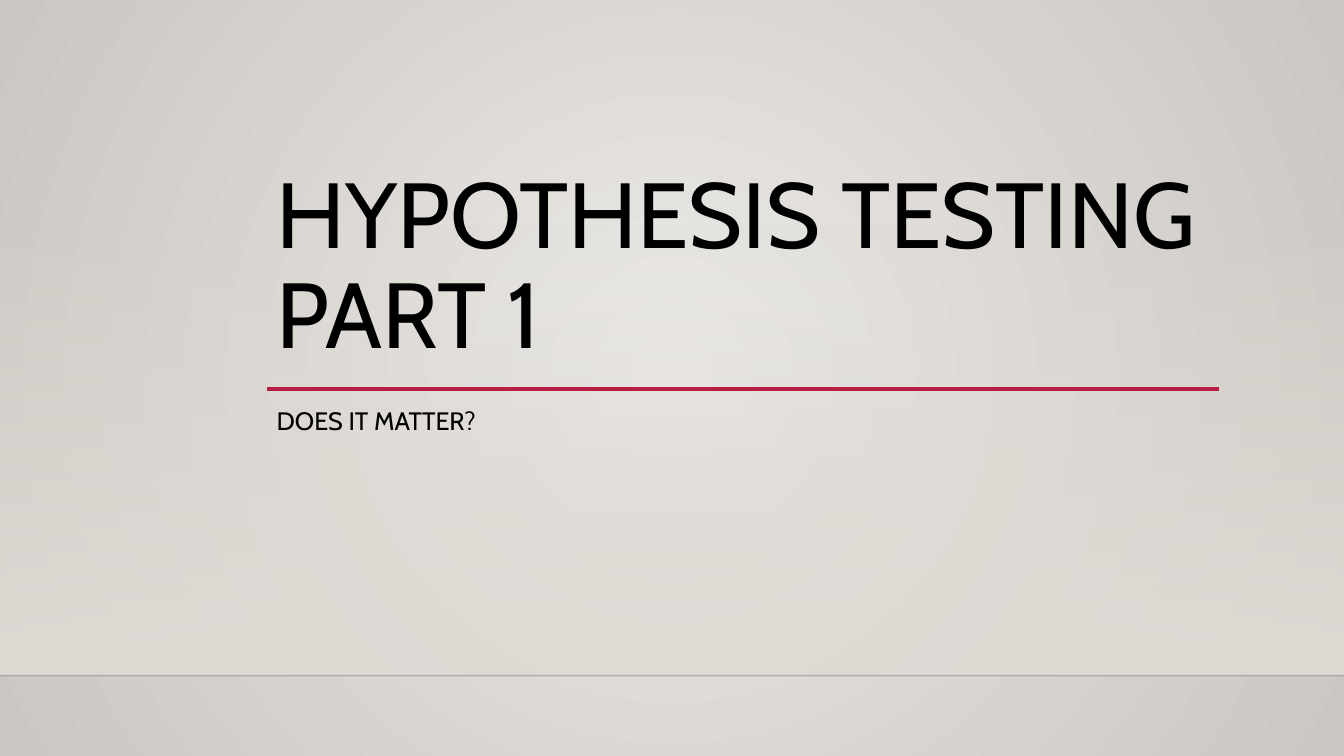
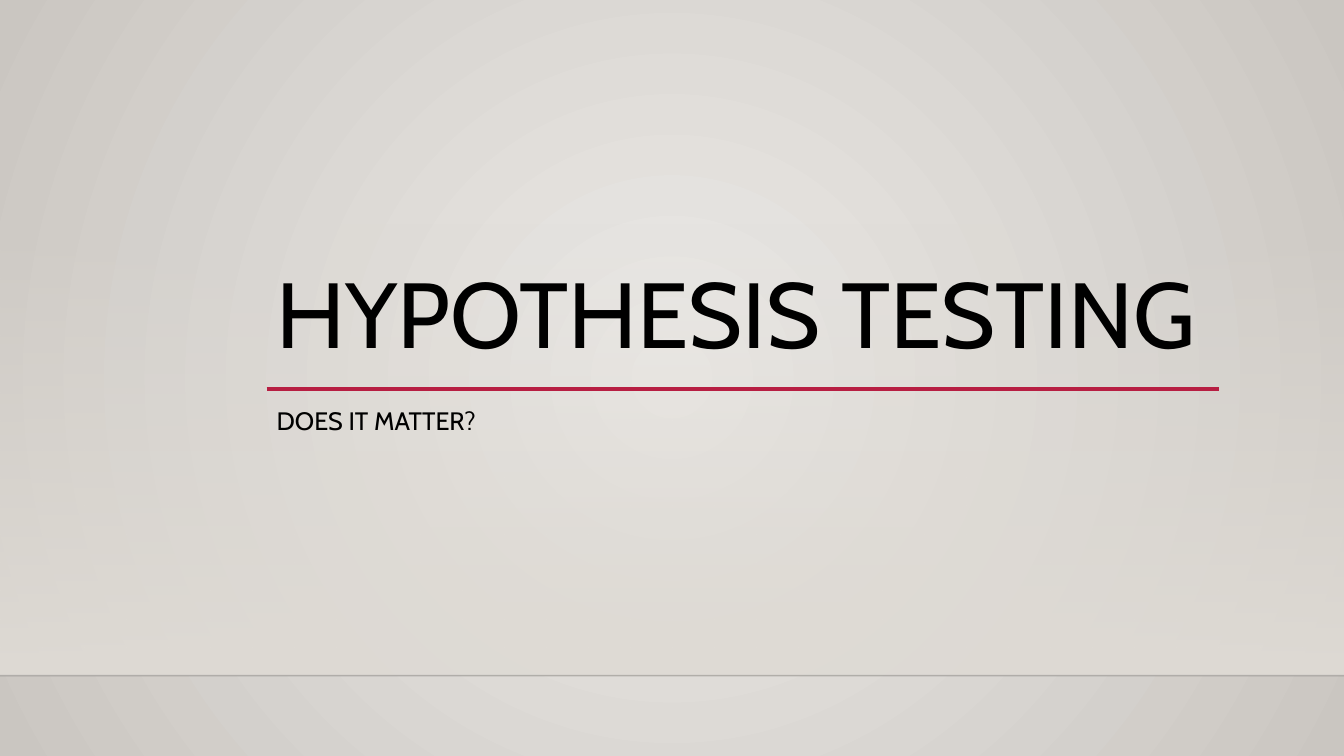
Before and after one commit to AkeemSemper/Basic_Stats_in_Python_Student_Workbooks, a slide deck: slide 2 of reference_material/slides/018_Hypothesis_Test.pptx (slide 1 before the commit). Drawn at 1344x756 pixels with LibreOffice and Linux fonts; fonts in the diff are those of the drawing; background and template pictures are left out. Boxes give left, top, right and bottom in pixels: in the first picture for what was removed or moved away, otherwise in the second. Text is boxed around its words. In the diff, an @@ line names an element or a change of style, - is before the commit and + after.

```diff
--- a/reference_material/slides/018_Hypothesis_Test.pptx
+++ b/reference_material/slides/018_Hypothesis_Test.pptx
@@ title at (x1=277, y1=282, x2=1195, y2=350): text changed @@
-HYPOTHESIS TESTING PART 1
+HYPOTHESIS TESTING
```
Also in this commit, not shown: 7 other slides changed, 1 slide added, 12 other files.
